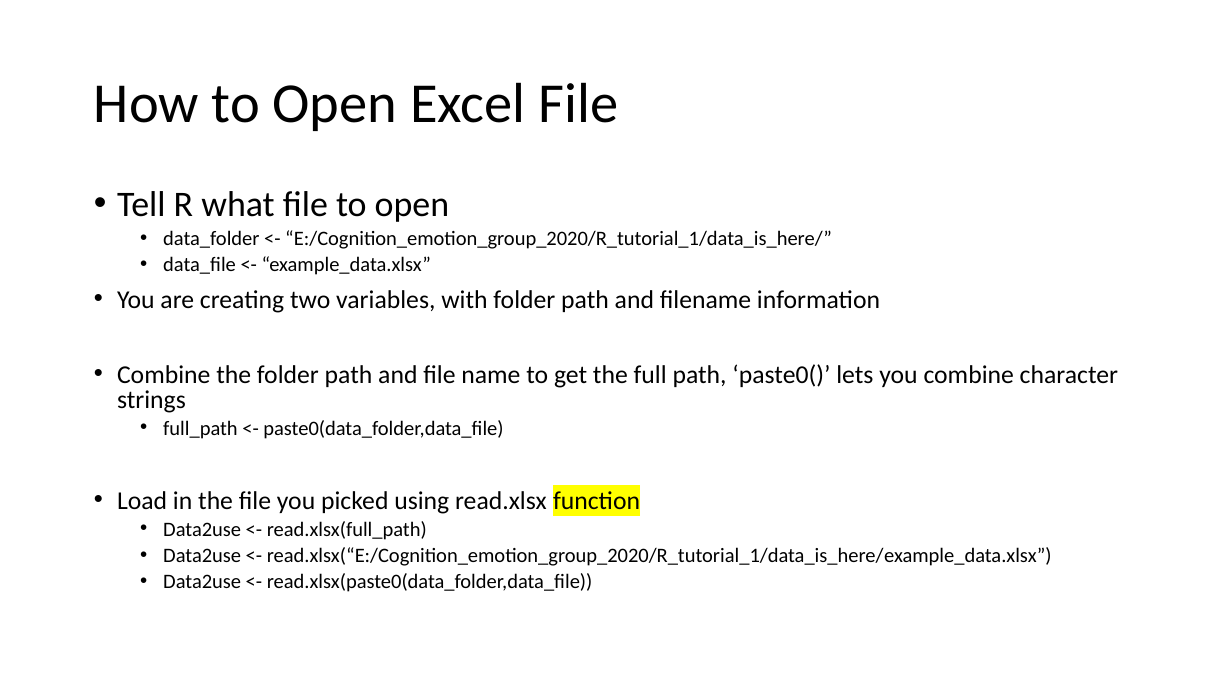
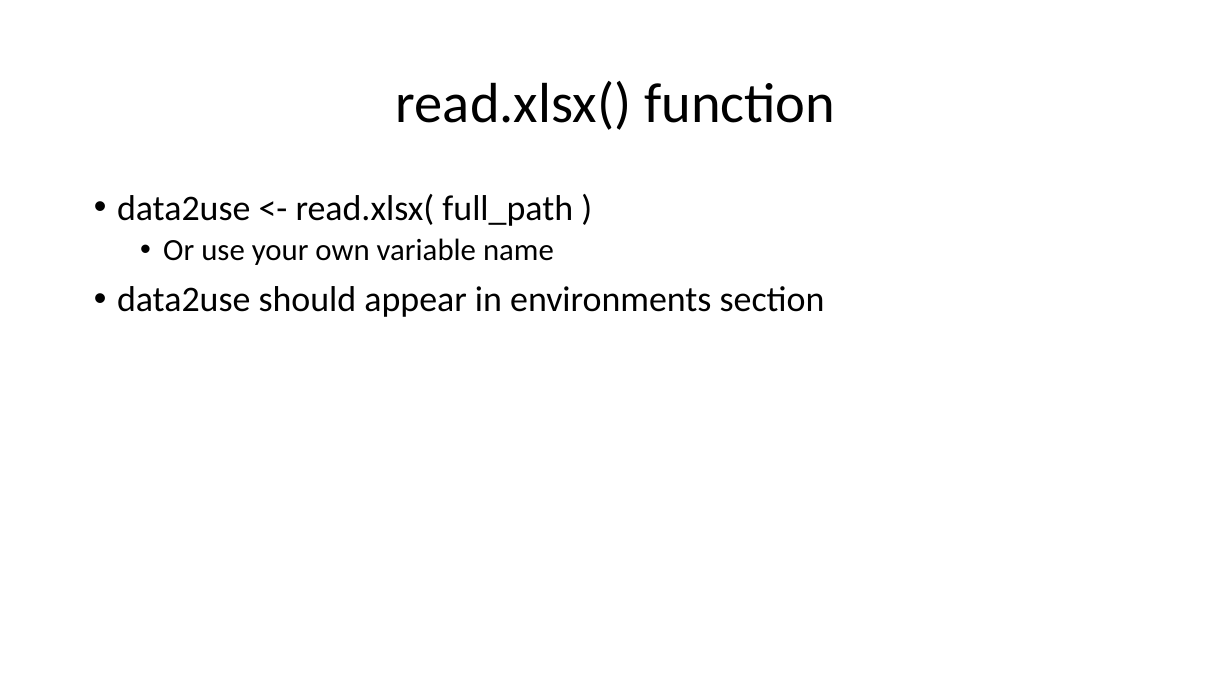
Before and after one commit to angnguyen/ce_group, a slide deck: slide 21 of R_tutorial_1.pptx (slide 13 before the commit). Drawn at 1232x693 pixels with LibreOffice and Linux fonts; fonts in the diff are those of the drawing. Boxes give left, top, right and bottom in pixels: in the first picture for what was removed or moved away, otherwise in the second. Text is boxed around its words. In the diff, an @@ line names an element or a change of style, - is before the commit and + after.

```diff
--- a/R_tutorial_1.pptx
+++ b/R_tutorial_1.pptx
@@ title at box(396, 81, 835, 130): text changed @@
-How to Open Excel File
+read.xlsx() function
@@ text at box(117, 194, 825, 317): text changed; size 16 to 28 pt @@
-• Tell R what file to open
-  • data_folder <- “E:/Cognition_emotion_group_2020/R_tutorial_1/data_is_here/”
-  • data_file <- “example_data.xlsx”
-• You are creating two variables, with folder path and filename information
-• Combine the folder path and file name to get the full path, ‘paste0()’ lets you combine character strings
-  • full_path <- paste0(data_folder,data_file)
-• Load in the file you picked using read.xlsx function
-  • Data2use <- read.xlsx(full_path)
-  • Data2use <- read.xlsx(“E:/Cognition_emotion_group_2020/R_tutorial_1/data_is_here/example_data.xlsx”)
-  • Data2use <- read.xlsx(paste0(data_folder,data_file))
+• data2use <- read.xlsx( full_path )
+  • Or use your own variable name
+• data2use should appear in environments section
```
Also in this commit, not shown: 15 other slides changed, 18 slides added, 3 slides removed, 2 other files.
